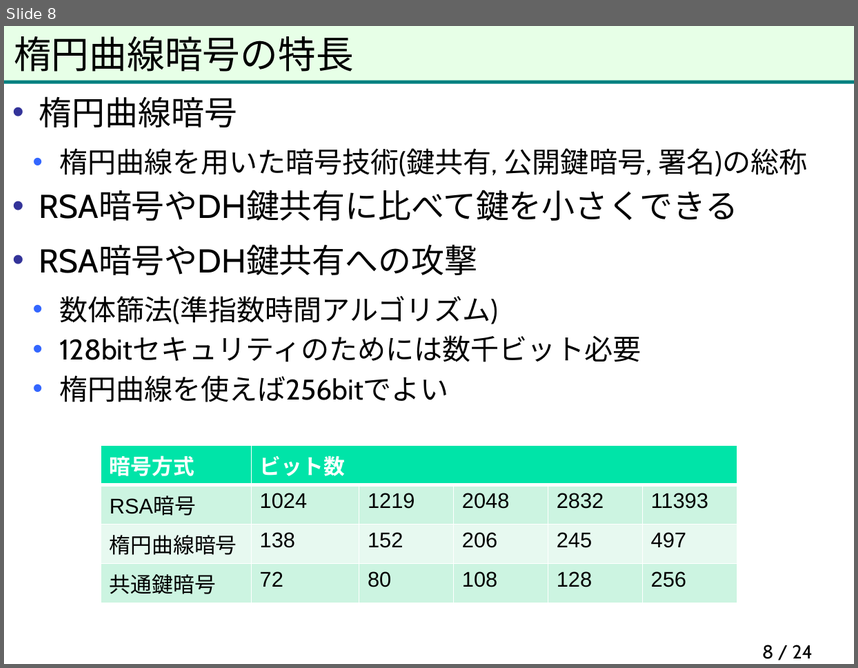
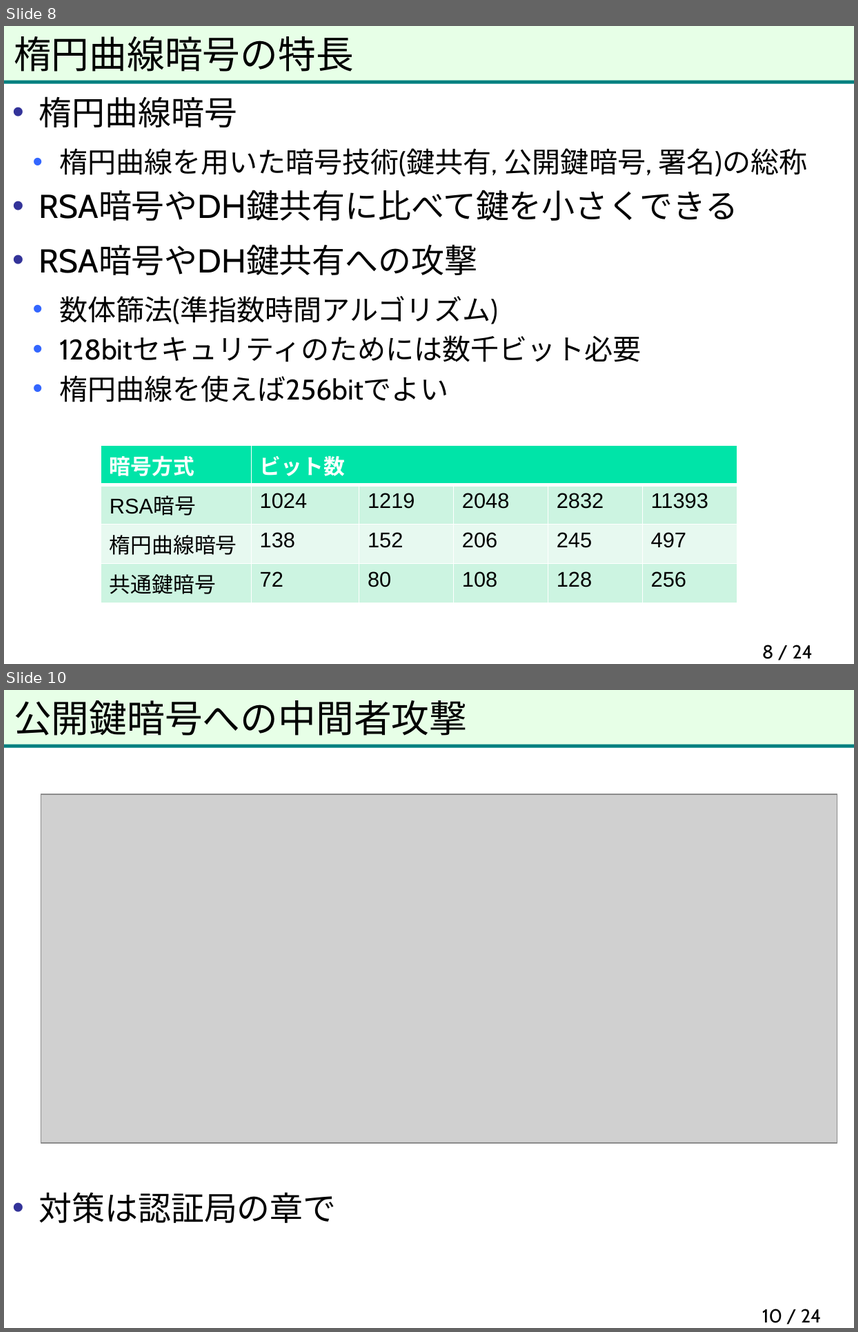
Before and after one commit to herumi/anninbon, a slide deck: lec/anninbon6.pptx. Shown one above the other, each under a label of ours: slide 8 before the commit, slides 8 and 10 after it; the slides between them are not shown. The pictures are 858x668 and 858x1332 pixels, drawn with LibreOffice and Linux fonts; fonts in the diff are those of the drawing; grey boxes stand for pictures; background and template pictures are left out. Boxes give left, top, right and bottom in pixels: in the first picture for what was removed or moved away, otherwise in the second. Text is boxed around its words. In the diff, an @@ line names an element or a change of style, - is before the commit and + after.

```diff
--- a/lec/anninbon6.pptx
+++ b/lec/anninbon6.pptx
@@ slide 10 added at (4, 690, 854, 1328), background #FFFFFF; not listed: 2 template elements that a slide beside it also shows @@
@@ title added at (14, 700, 467, 736), 32 pt, text #000000 @@
+公開鍵暗号への中間者攻撃
@@ picture added at (41, 795, 837, 1143) @@
@@ text added at (39, 1192, 337, 1223), 28 pt, text #000000 @@
+• 対策は認証局の章で
@@ page number added at (762, 1308, 822, 1323), 16 pt, text #000000 @@
+10 / 24
```
Also in this commit, not shown: 1 slide changed, 5 other slides added.
